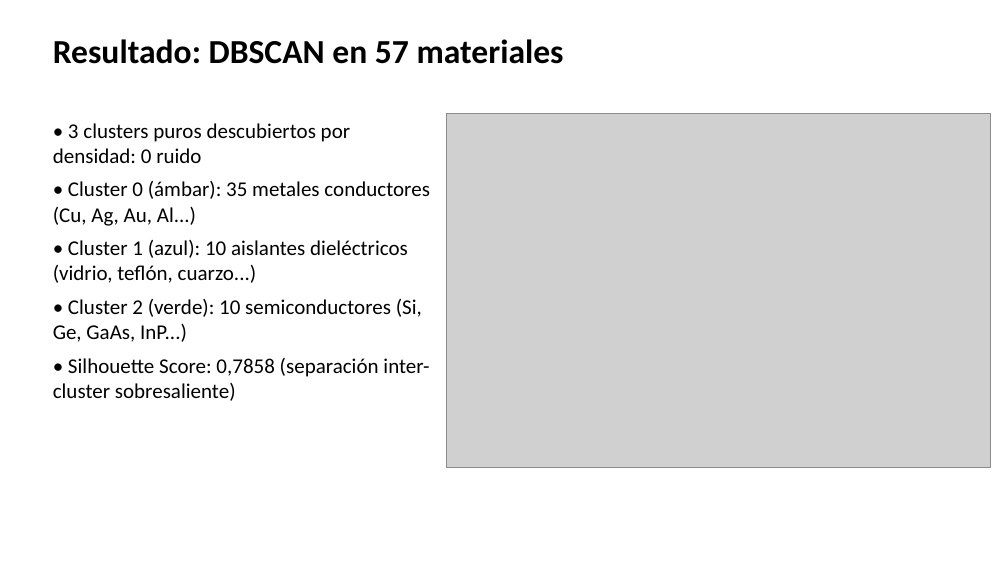
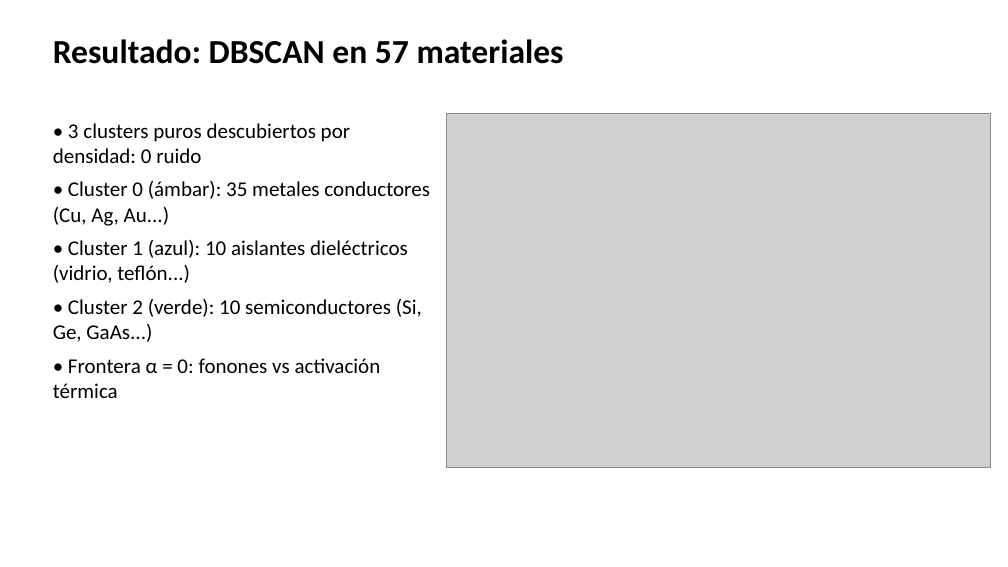
Before and after one commit to ArnauMontull/CPIA-Expo, a slide deck: slide 16 of presentacion/expo_cpia.pptx (slide 15 before the commit). Drawn at 1008x567 pixels with LibreOffice and Linux fonts; fonts in the diff are those of the drawing; grey boxes stand for pictures. Boxes give left, top, right and bottom in pixels: in the first picture for what was removed or moved away, otherwise in the second. Text is boxed around its words. In the diff, an @@ line names an element or a change of style, - is before the commit and + after.

```diff
--- a/presentacion/expo_cpia.pptx
+++ b/presentacion/expo_cpia.pptx
@@ text at box(53, 181, 430, 398): text changed @@
-• Cluster 0 (ámbar): 35 metales conductores (Cu, Ag, Au, Al...)
-• Cluster 1 (azul): 10 aislantes dieléctricos (vidrio, teflón, cuarzo...)
-• Cluster 2 (verde): 10 semiconductores (Si, Ge, GaAs, InP...)
-• Silhouette Score: 0,7858 (separación inter-cluster sobresaliente)
+• Cluster 0 (ámbar): 35 metales conductores (Cu, Ag, Au...)
+• Cluster 1 (azul): 10 aislantes dieléctricos (vidrio, teflón...)
+• Cluster 2 (verde): 10 semiconductores (Si, Ge, GaAs...)
+• Frontera α = 0: fonones vs activación térmica
```
Also in this commit, not shown: 2 other slides changed, 3 slides added, 2 slides removed, 8 other files.
